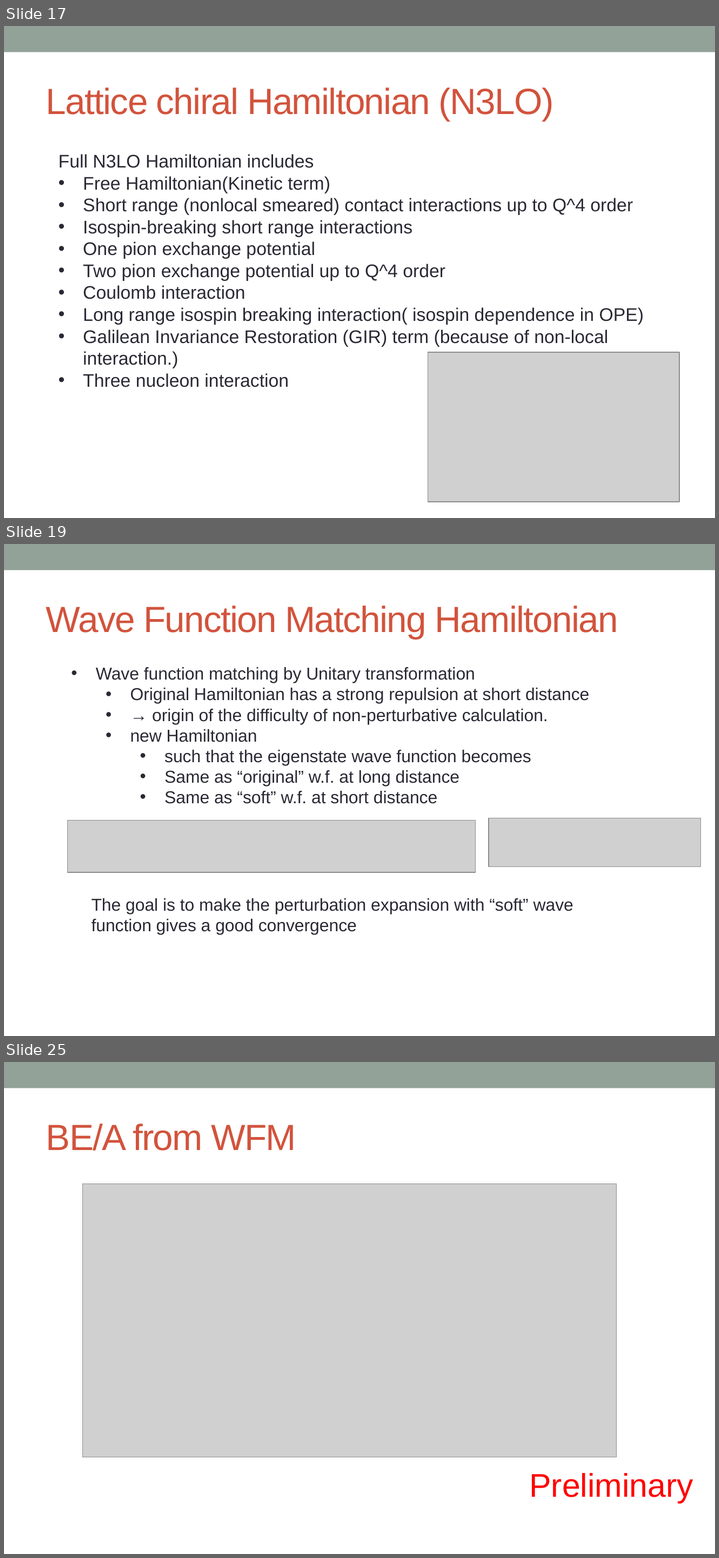
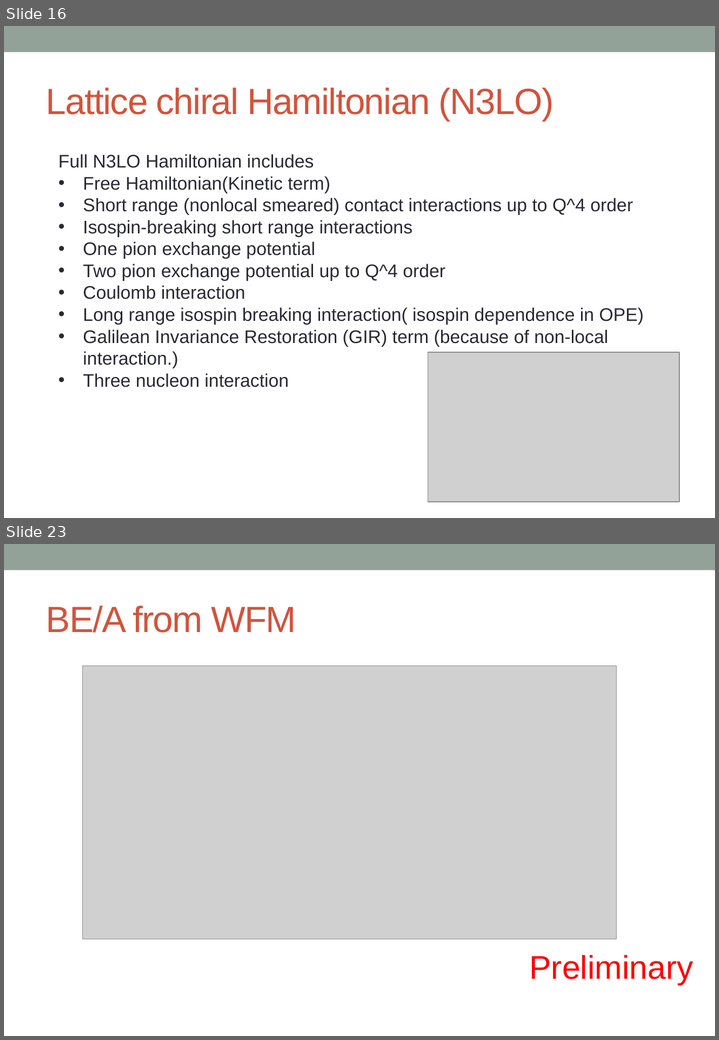
Before and after one commit to alphacentaury-github/NPSS2020, a slide deck: 20221020_KPS_송영호.pptx. Shown one above the other, each under a label of ours: slides 17, 19 and 25 before the commit, slides 16 and 23 after it; the slides between them are not shown. The pictures are 719x1558 and 719x1040 pixels, drawn with LibreOffice and Linux fonts; fonts in the diff are those of the drawing; grey boxes stand for pictures. Boxes give left, top, right and bottom in pixels: in the first picture for what was removed or moved away, otherwise in the second. Text is boxed around its words. In the diff, an @@ line names an element or a change of style, - is before the commit and + after.

```diff
--- a/20221020_KPS_송영호.pptx
+++ b/20221020_KPS_송영호.pptx
@@ slide 19 removed at (x1=4, y1=544, x2=715, y2=1036), background #FFFFFF; not listed: 1 template element that a slide beside it also shows @@
@@ title removed at (x1=46, y1=606, x2=618, y2=639) @@
-Wave Function Matching Hamiltonian
@@ text removed at (x1=96, y1=667, x2=589, y2=804) @@
-• Wave function matching by Unitary transformation
-  • Original Hamiltonian has a strong repulsion at short distance
-  • → origin of the difficulty of non-perturbative calculation.
-  • new Hamiltonian
-    • such that the eigenstate wave function becomes
-    • Same as “original” w.f. at long distance
-    • Same as “soft” w.f. at short distance
@@ picture removed at (x1=488, y1=818, x2=700, y2=867) @@
@@ picture removed at (x1=68, y1=820, x2=476, y2=872) @@
@@ text removed at (x1=91, y1=898, x2=573, y2=935) @@
-The goal is to make the perturbation expansion with “soft” wave function gives a good convergence
@@ what was slide 17 is now slide 16 @@
@@ what was slide 25 is now slide 23 @@
```
Also in this commit, not shown: 11 slides changed, 1 slide added, 2 other slides removed, 1 other file.
